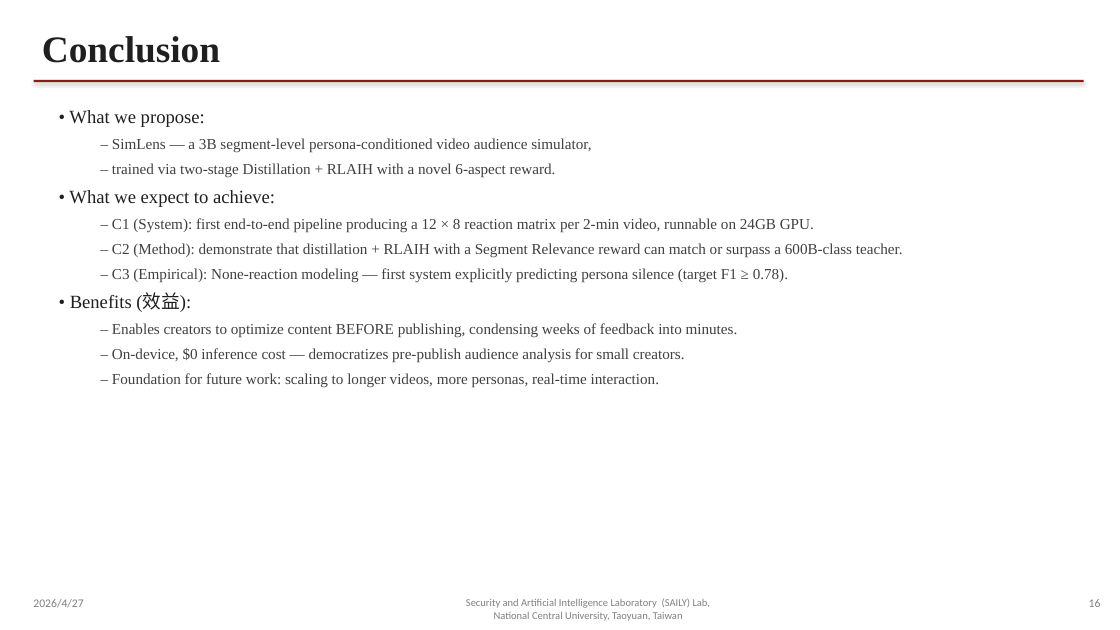
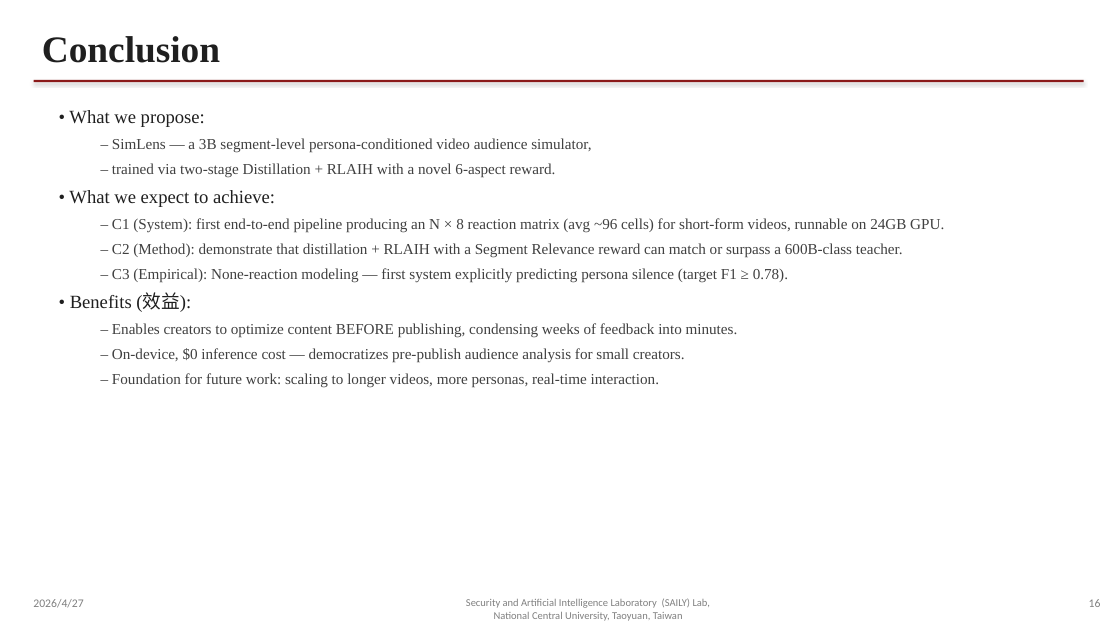
Before and after one commit to box755/simlens-research, a slide deck: slide 16 of SimLens_Proposal_2026-04-27.pptx. Drawn at 1120x630 pixels with LibreOffice and Linux fonts; fonts in the diff are those of the drawing. Boxes give left, top, right and bottom in pixels: in the first picture for what was removed or moved away, otherwise in the second. Text is boxed around its words. In the diff, an @@ line names an element or a change of style, - is before the commit and + after.

```diff
--- a/SimLens_Proposal_2026-04-27.pptx
+++ b/SimLens_Proposal_2026-04-27.pptx
@@ text at (112, 218, 944, 233): text changed @@
-  – C1 (System): first end-to-end pipeline producing a 12 × 8 reaction matrix per 2-min video, runnable on 24GB GPU.
+  – C1 (System): first end-to-end pipeline producing an N × 8 reaction matrix (avg ~96 cells) for short-form videos, runnable on 24GB GPU.
```
Also in this commit, not shown: 7 other slides changed, 6 other files.
